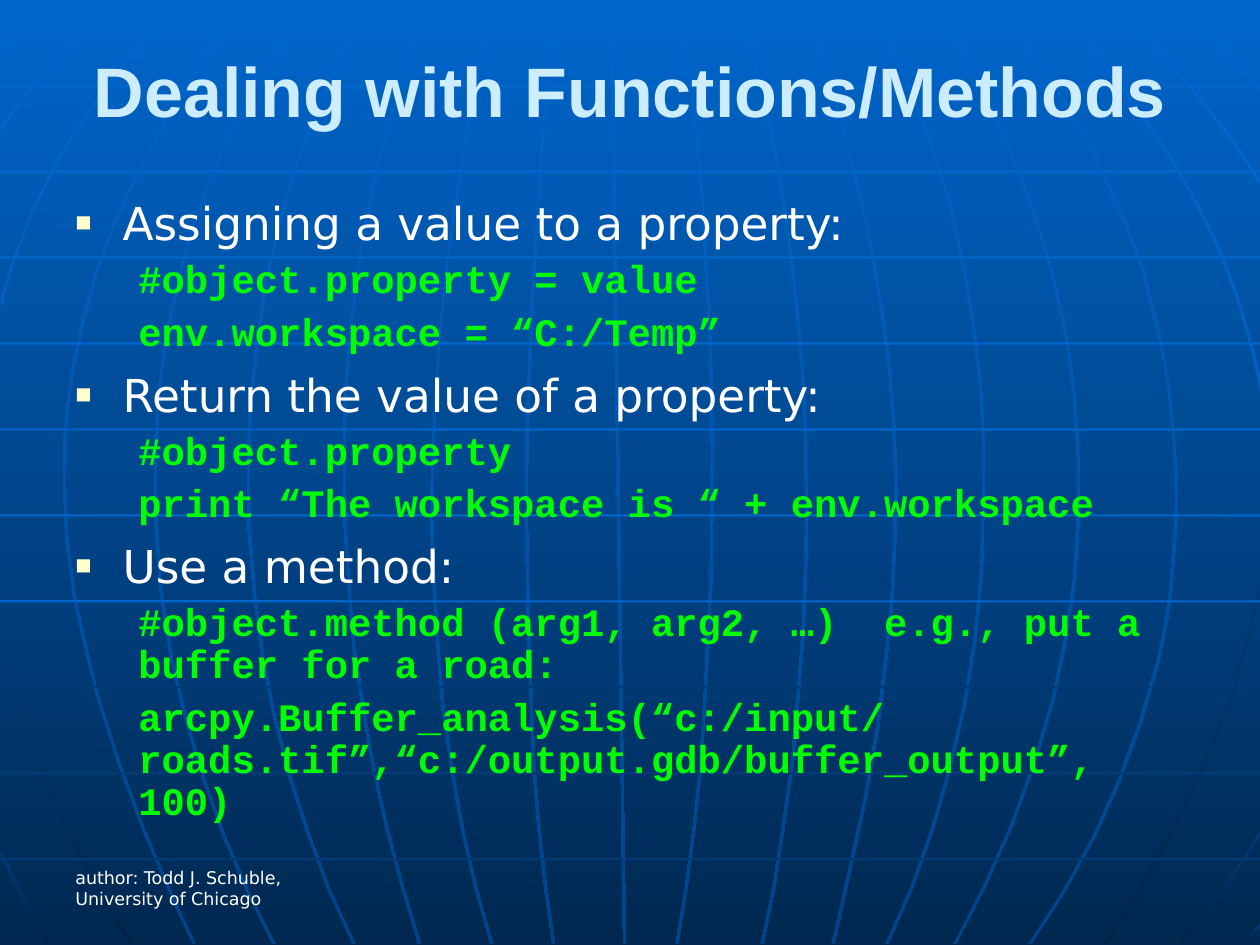
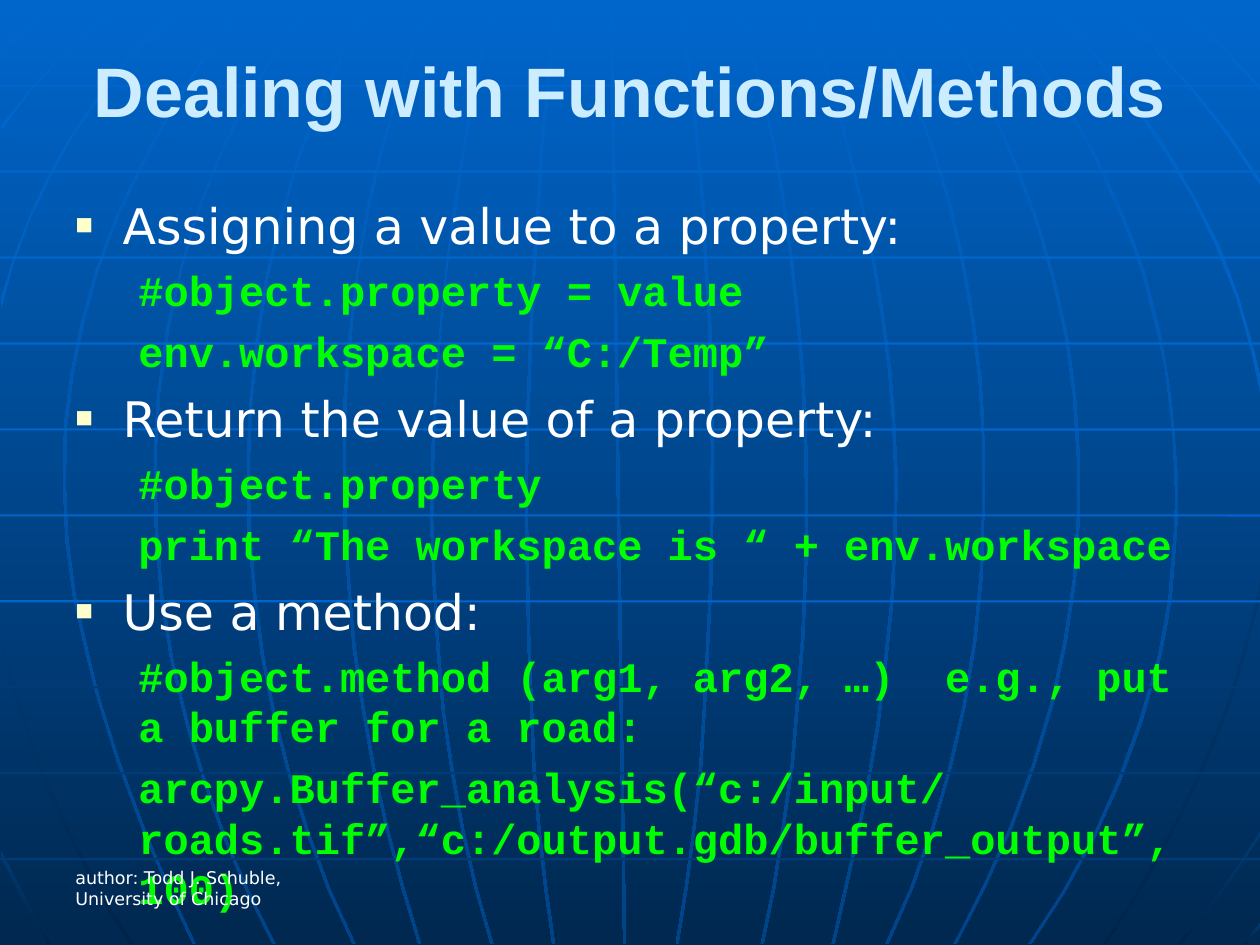
Before and after one commit to rcc-uchicago/env_bootcamp, a slide deck: slide 40 of Day7/pythonforspatialanalysis_rcc.ppt (slide 36 before the commit). Drawn at 1260x945 pixels with LibreOffice and Linux fonts; fonts in the diff are those of the drawing. Boxes give left, top, right and bottom in pixels: in the first picture for what was removed or moved away, otherwise in the second. Text is boxed around its words. In the diff, an @@ line names an element or a change of style, - is before the commit and + after.

```diff
--- a/Day7/pythonforspatialanalysis_rcc.ppt
+++ b/Day7/pythonforspatialanalysis_rcc.ppt
@@ text "Assigning a value to a ..." at bbox=[123, 206, 1172, 917]: size 25.9 to 28 pt in "Assigning a value to a property:", "Return the value of a property:", "Use a method:"; size 22.2 to 24 pt in "#object.property = value", "env.workspace = “C:/Temp”", "#object.property", "print “The workspace is “ + env.workspace" and 2 more places; line spacing 0.9 to 1 @@
```
Also in this commit, not shown: 5 other slides changed, 1 slide added, 9 other files.
